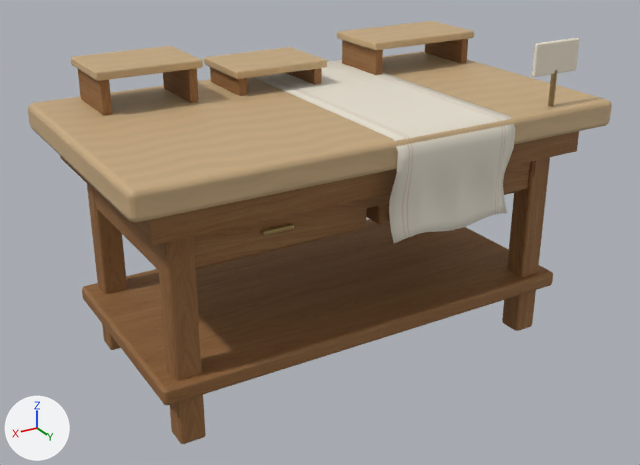
The glTF model assets/masters/native-v4/display-2.glb as it was, and as the next commit left it.
Camera for both pictures: a 50 mm camera at (1.67, 2.77, 1.84) aimed at (0.04, 0.05, 0.49). The axes (+X, +Y, +Z) are drawn at lower left. The lights are the same throughout. The picture after the commit comes second. Vertices at exactly the same position are counted once.

Names of what the first picture shows: 'display-2'.
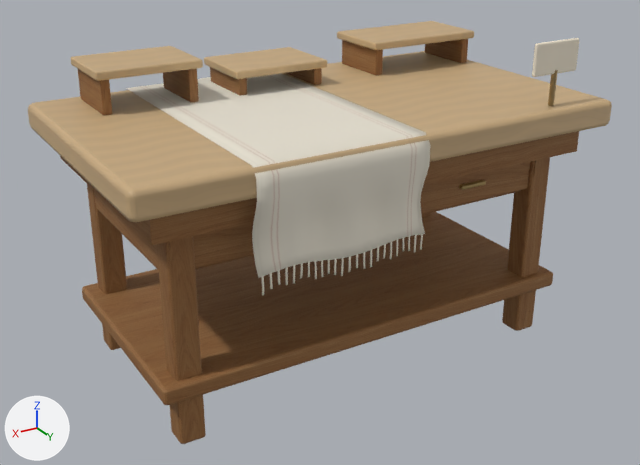
Pixel boxes (x1, y1, x2, y2) of what changed, in the pictures (640 x 465 px):
part 1 of me_mesh_0, reshaped
    before: (253, 60, 516, 243)
    after: (126, 77, 425, 296)
part 2 of me_mesh_0, surface changed
    before: (259, 74, 443, 235)
    after: (253, 73, 431, 207)

Edits to the bpy script that builds the scene:
```text
Change me_mesh_0:
    used by ob_display_2; location = (0.0, 0.0, 0.0)
    remove me_mesh_0.from_pydata(...)  # 1824 vertices, 3532 faces; spans x -0.95..0.95, y -0.55..0.56, z 0.0..1.23
    add me_mesh_0.from_pydata(...)  # 2304 vertices, 4396 faces; spans x -0.95..0.95, y -0.55..0.56, z 0.0..1.23
    me_mesh_0 part 1: 219 vertices moved from x -0.45..0.05, y -0.55..0.56, z 0.63..1.0 to x -0.08..0.35, y -0.55..0.56, z 0.6..1.0; 200 vertices removed from x -0.45..0.05, y -0.55..0.56, z 0.64..1.0; 680 vertices added at x -0.08..0.56, y -0.55..0.56, z 0.57..1.0
    me_mesh_0 part 2: 163 kept faces spanning x -0.08..0.08, y -0.55..0.56, z 0.6..1.0 get new texture (UV) coordinates
```
